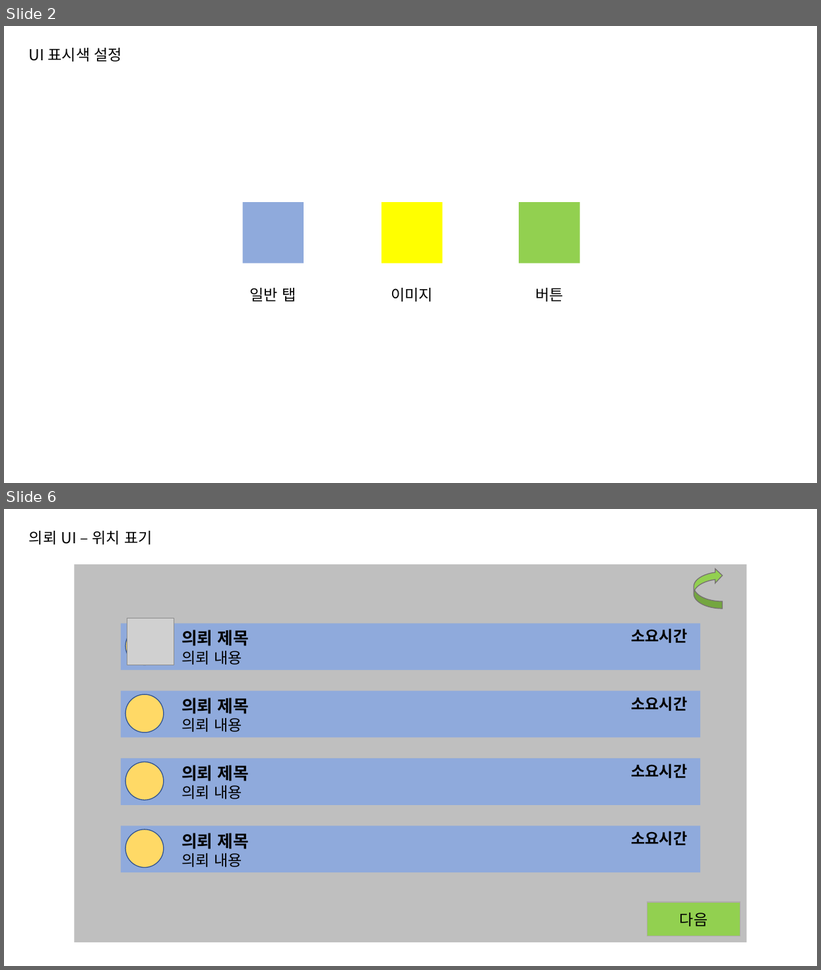
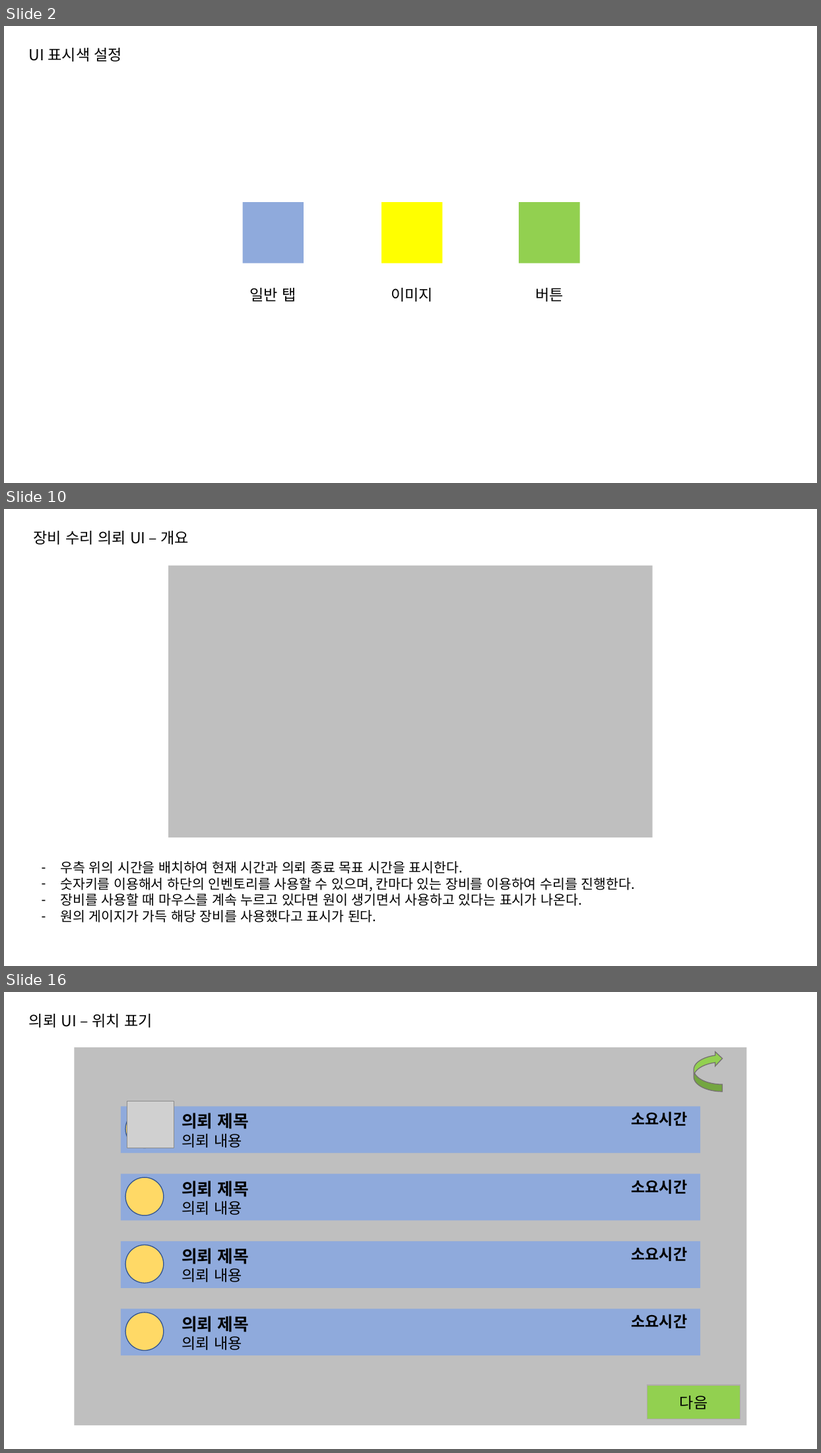
Before and after one commit to go4521304/Backyeah, a slide deck: document/UI기획서초안_ver1.1.pptx. Shown one above the other, each under a label of ours: slides 2 and 6 before the commit, slides 2, 10 and 16 after it; the slides between them are not shown. The pictures are 821x970 and 821x1453 pixels, drawn with LibreOffice and Linux fonts; fonts in the diff are those of the drawing; grey boxes stand for pictures. Boxes give left, top, right and bottom in pixels: in the first picture for what was removed or moved away, otherwise in the second. Text is boxed around its words. In the diff, an @@ line names an element or a change of style, - is before the commit and + after.

Commit message:
Ui개요 업로드

```diff
--- a/document/UI기획서초안_ver1.1.pptx
+++ b/document/UI기획서초안_ver1.1.pptx
@@ slide 10 added at <box>4,509,817,966</box>, background #FFFFFF @@
@@ text added at <box>33,531,189,545</box>, 18 pt, text #000000 @@
+장비 수리 의뢰 UI – 개요
@@ rectangle added at <box>169,566,653,838</box>, fill #BFBFBF @@
@@ text added at <box>60,861,635,923</box>, 16 pt, text #000000 @@
+– 우측 위의 시간을 배치하여 현재 시간과 의뢰 종료 목표 시간을 표시한다.
+– 숫자키를 이용해서 하단의 인벤토리를 사용할 수 있으며, 칸마다 있는 장비를 이용하여 수리를 진행한다.
+– 장비를 사용할 때 마우스를 계속 누르고 있다면 원이 생기면서 사용하고 있다는 표시가 나온다.
+– 원의 게이지가 가득 해당 장비를 사용했다고 표시가 된다.
@@ what was slide 6 is now slide 16 @@
```
Also in this commit, not shown: 3 slides changed, 9 other slides added, 1 other file.
